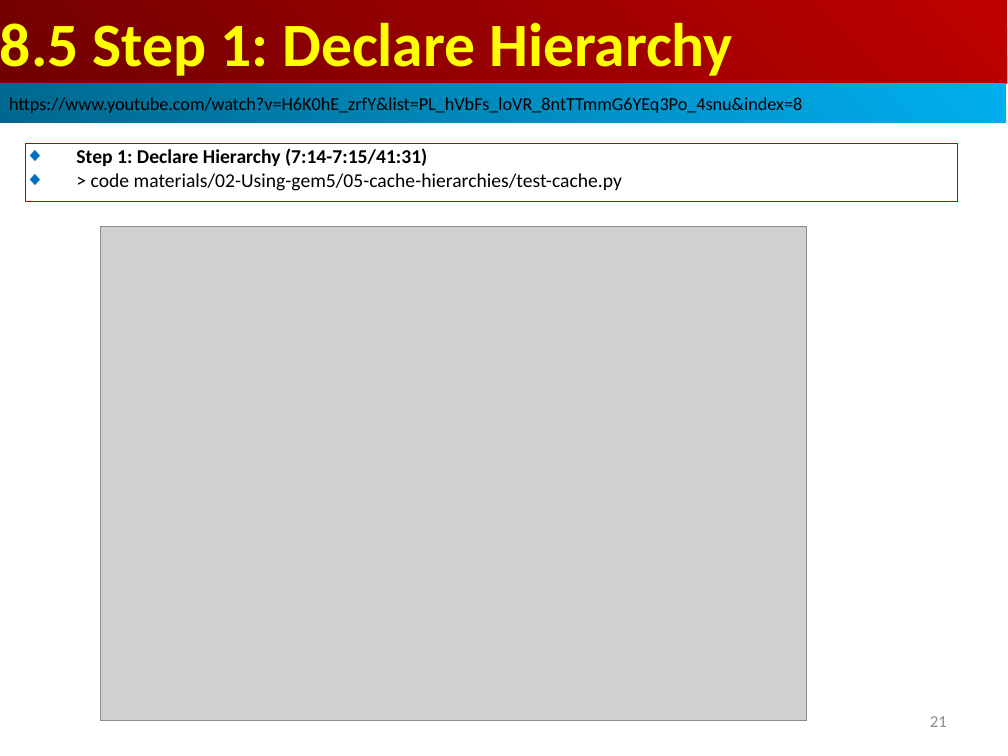
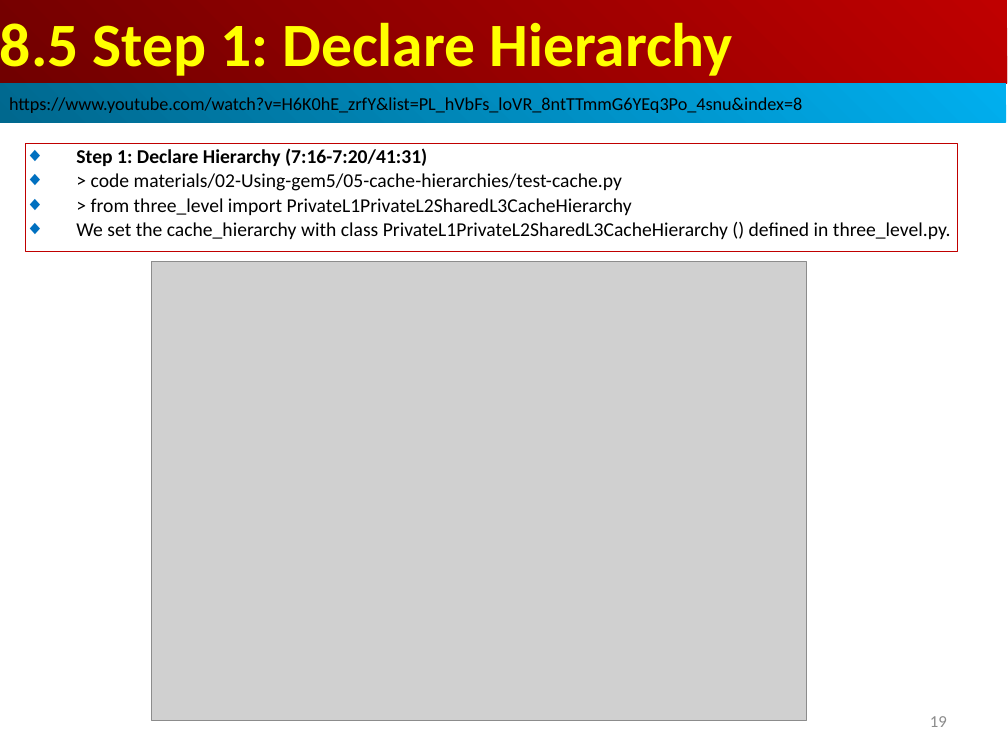
Before and after one commit to peterhchen/AIU_CS850_Gem5_McPAT, a slide deck: slide 19 of 050_Gem5/008.CacheMod/000_Video/008.CacheMod.ppt (slide 21 before the commit). Drawn at 1008x756 pixels with LibreOffice and Linux fonts; fonts in the diff are those of the drawing; grey boxes stand for pictures. Boxes give left, top, right and bottom in pixels: in the first picture for what was removed or moved away, otherwise in the second. Text is boxed around its words. In the diff, an @@ line names an element or a change of style, - is before the commit and + after.

```diff
--- a/050_Gem5/008.CacheMod/000_Video/008.CacheMod.ppt
+++ b/050_Gem5/008.CacheMod/000_Video/008.CacheMod.ppt
@@ rectangle "Step 1: Declare Hierarchy (7:16-7:20/41:31)" resized from (x1=25, y1=143, x2=958, y2=202) to (x1=25, y1=143, x2=958, y2=252) @@
@@ text in rectangle at (x1=76, y1=148, x2=427, y2=166): text changed @@
-◆ Step 1: Declare Hierarchy (7:14-7:15/41:31)
+◆ Step 1: Declare Hierarchy (7:16-7:20/41:31)
@@ text in rectangle at (x1=76, y1=198, x2=951, y2=239): paragraphs added @@
+◆ > from three_level import PrivateL1PrivateL2SharedL3CacheHierarchy
+◆ We set the cache_hierarchy with class PrivateL1PrivateL2SharedL3CacheHierarchy () defined in three_level.py.
@@ picture resized from (x1=101, y1=227, x2=806, y2=720) to (x1=151, y1=262, x2=806, y2=721) @@
@@ page number at (x1=930, y1=716, x2=947, y2=727): text changed @@
-21
+19
```
Also in this commit, not shown: 3 other slides changed, 3 slides added.
